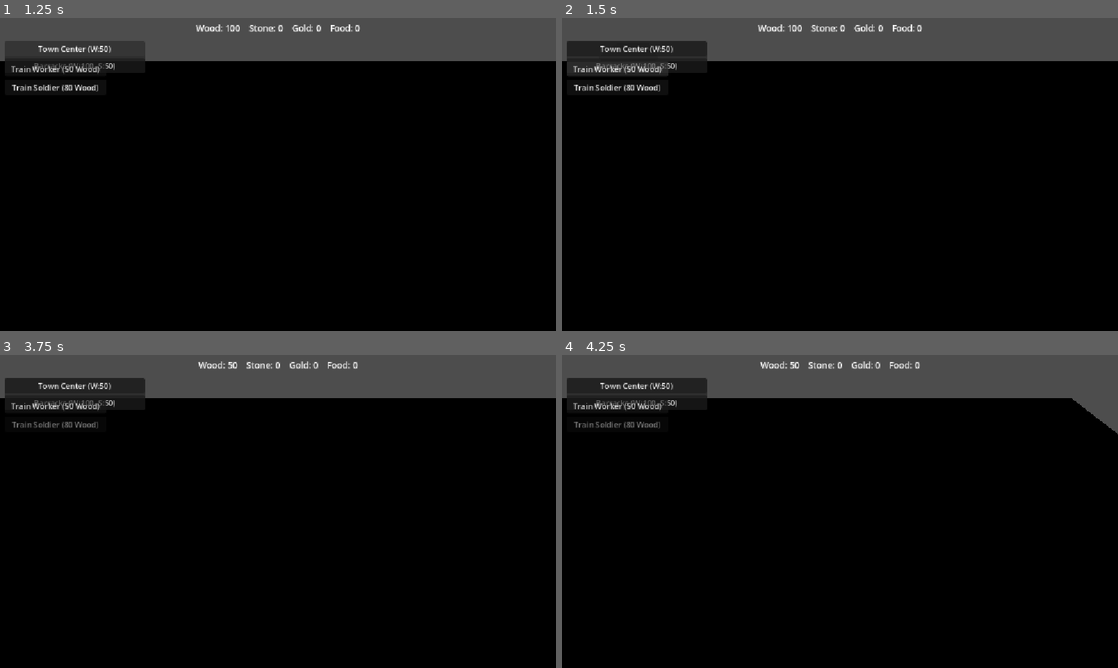
Above: before the commit, frames 1-4 (two rows, left to right).
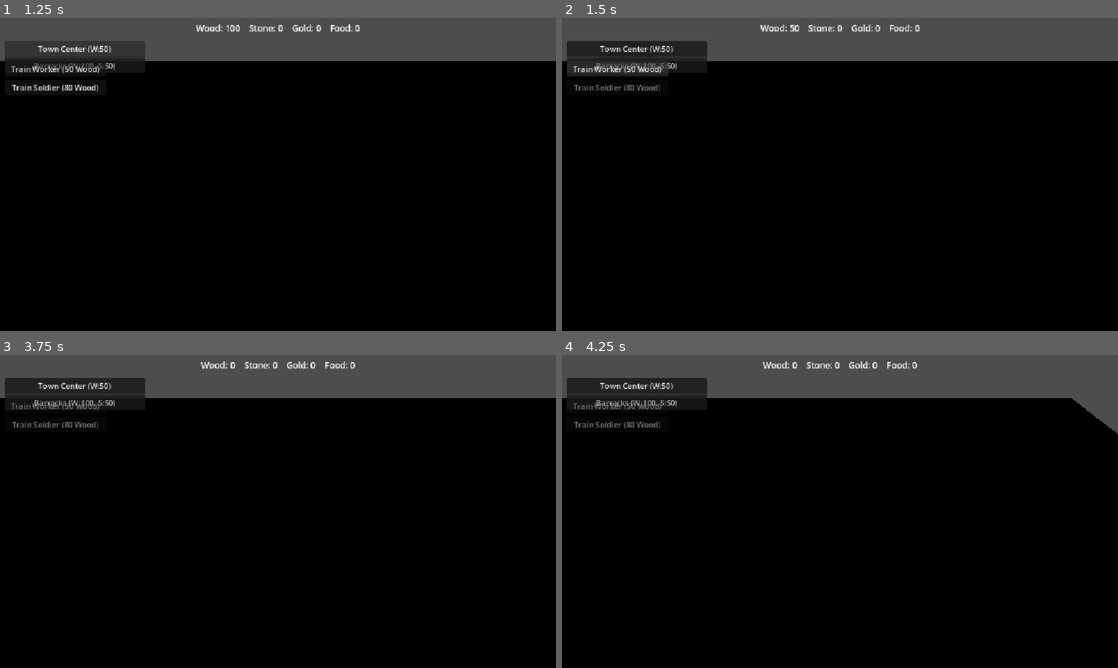
Above: after the commit, the same moments.

Repository: Ferrum-t/RTS-Game
Game: Godot game, scene res://Scenes/World/World.tscn
Same seed, same stepped clock (60 frames per second), same inputs: the game is played once before the commit and once after it.
Inputs (mouse positions are in pixels of both pictures, inside the frame that each line leads up to):
- Up to frame 1 (1.25 s): click "Town Center (W:50)" at 0.5 s
- Up to frame 2 (1.5 s): click "Barracks (W:100, S:50)" at 1.25 s
- Up to frame 3 (3.75 s): click "Train Worker (50 Wood)" at 2 s; click "Train Soldier (80 Wood)" (after the commit: "Train Worker (50 Wood)") at 2.75 s; tap Enter at 3.5 s; move the mouse to (400, 495) at 3.52 s; hold D (move_right) from 3.53 s (still down); click (400, 495) at 3.67 s
- Up to frame 4 (4.25 s): keep holding D (move_right)

Frame 1 is identical in both runs. In frame 2, 0.6% of the frame differs, in the area x 2-65%, y 2-24%; in frame 3, 0.6%, in the area x 2-65%, y 2-18%; in frame 4, 0.6%.

Commit message:
M9: Playable Match Loop — MatchManager, start setup, Win/Lose, command gate
- MatchManager autoload: PLAYING/VICTORY/DEFEAT
- Spawn player TC (team 0), enemy TC + Soldier (team 1)
- Win = all enemy buildings destroyed; Lose = all player buildings destroyed
- CommandManager refuses new orders after match end
- TownCenter.tscn default team_id fixed to 0 for player-built TCs

Diff:
--- a/Scenes/Buildings/TownCenter.tscn
+++ b/Scenes/Buildings/TownCenter.tscn
@@ -12,14 +12,14 @@
 [sub_resource type="BoxShape3D" id="BoxShape3D_f2orf"]
 size = Vector3(4, 2, 4)
 
-[node name="TownCenter" type="StaticBody3D" unique_id=1664174406]
+[node name="TownCenter" type="StaticBody3D"]
 script = ExtResource("1_88qrv")
-team_id = 1
+team_id = 0
 
-[node name="MeshInstance3D" type="MeshInstance3D" parent="." unique_id=1229171708]
+[node name="MeshInstance3D" type="MeshInstance3D" parent="."]
 transform = Transform3D(1, 0, 0, 0, 1, 0, 0, 0, 1, 0, 1, 0)
 mesh = SubResource("BoxMesh_f2orf")
 
-[node name="CollisionShape3D" type="CollisionShape3D" parent="." unique_id=1796750194]
+[node name="CollisionShape3D" type="CollisionShape3D" parent="."]
 transform = Transform3D(1, 0, 0, 0, 1, 0, 0, 0, 1, 0, 1, 0)
 shape = SubResource("BoxShape3D_f2orf")
--- a/Scripts/Systems/Managers/CommandManager.gd
+++ b/Scripts/Systems/Managers/CommandManager.gd
@@ -4,6 +4,8 @@
 
 
 func issue_move(units: Array[BaseUnit], position: Vector3) -> void:
+	if not _match_allows_commands():
+		return
 	var valid: Array[BaseUnit] = _filter_valid(units)
 	if valid.is_empty():
 		return
@@ -15,6 +17,8 @@
 
 
 func issue_harvest(units: Array[BaseUnit], resource: BaseResource) -> void:
+	if not _match_allows_commands():
+		return
 	if resource == null or not is_instance_valid(resource):
 		return
 	for unit: BaseUnit in _filter_valid(units):
@@ -25,6 +29,8 @@
 
 
 func issue_attack(units: Array[BaseUnit], enemy: BaseUnit) -> void:
+	if not _match_allows_commands():
+		return
 	if enemy == null or not is_instance_valid(enemy):
 		return
 	if enemy.unit_state == BaseUnit.UnitState.DEAD:
@@ -38,6 +44,8 @@
 
 
 func issue_attack_building(units: Array[BaseUnit], building: BaseBuilding) -> void:
+	if not _match_allows_commands():
+		return
 	if building == null or not is_instance_valid(building):
 		return
 	if building.is_destroyed:
@@ -48,6 +56,15 @@
 		unit.replace_order_attack_building(building)
 
 
+func _match_allows_commands() -> bool:
+	var mm := get_node_or_null("/root/MatchManager")
+	if mm == null:
+		return true
+	if mm.has_method("is_playing"):
+		return mm.is_playing()
+	return true
+
+
 func _filter_valid(units: Array[BaseUnit]) -> Array[BaseUnit]:
 	var out: Array[BaseUnit] = []
 	for unit in units:
--- /dev/null
+++ b/Scripts/Systems/MatchManager.gd
@@ -0,0 +1,155 @@
+extends Node
+
+## M9 — Playable Match Loop.
+## Owns match state only. Does not drive movement, orders, harvest, or combat.
+
+enum MatchState {
+	PLAYING,
+	VICTORY,
+	DEFEAT,
+}
+
+var state: MatchState = MatchState.PLAYING
+
+var _player_had_building: bool = false
+var _enemy_had_building: bool = false
+var _result_label: Label = null
+
+const TOWN_CENTER_SCENE := preload("res://Scenes/Buildings/TownCenter.tscn")
+const SOLDIER_SCENE := preload("res://Scenes/Units/soldier.tscn")
+
+## Near existing Workers at (7,0,0) / (10,0,0)
+const PLAYER_TC_POS := Vector3(2.0, 0.0, -2.0)
+## Far from player start
+const ENEMY_TC_POS := Vector3(-18.0, 0.0, 12.0)
+const ENEMY_SOLDIER_OFFSET := Vector3(3.5, 0.0, 0.0)
+
+
+func _ready() -> void:
+	call_deferred("_setup_match")
+
+
+func is_playing() -> bool:
+	return state == MatchState.PLAYING
+
+
+func _setup_match() -> void:
+	var scene := get_tree().current_scene
+	if scene == null:
+		return
+
+	# Player Town Center (team 0)
+	var player_tc: Node3D = TOWN_CENTER_SCENE.instantiate()
+	player_tc.team_id = 0
+	player_tc.position = PLAYER_TC_POS
+	scene.add_child(player_tc)
+
+	# Enemy Town Center (team 1)
+	var enemy_tc: Node3D = TOWN_CENTER_SCENE.instantiate()
+	enemy_tc.team_id = 1
+	enemy_tc.position = ENEMY_TC_POS
+	scene.add_child(enemy_tc)
+
+	# Enemy Soldier (team 1) — static target, no AI
+	var units_parent: Node = scene.get_node_or_null("Units")
+	if units_parent == null:
+		units_parent = scene
+	var soldier: Node3D = SOLDIER_SCENE.instantiate()
+	soldier.team_id = 1
+	units_parent.add_child(soldier)
+	soldier.global_position = ENEMY_TC_POS + ENEMY_SOLDIER_OFFSET
+
+	_ensure_result_label()
+	print("MATCH: PLAYING (player TC team 0, enemy TC+Soldier team 1)")
+
+
+func _process(_delta: float) -> void:
+	if state != MatchState.PLAYING:
+		return
+	_evaluate()
+
+
+func _evaluate() -> void:
+	var bm := get_node_or_null("/root/BuildingManager")
+	if bm == null:
+		return
+
+	var player_alive := 0
+	var enemy_alive := 0
+
+	for b in bm.buildings:
+		if b == null or not is_instance_valid(b):
+			continue
+		if b.get("is_destroyed") == true:
+			continue
+		if b.get("health") != null and int(b.health) <= 0:
+			continue
+
+		var tid: int = int(b.team_id)
+		if tid == 0:
+			player_alive += 1
+			_player_had_building = true
+		elif tid == 1:
+			enemy_alive += 1
+			_enemy_had_building = true
+
+	if _enemy_had_building and enemy_alive == 0:
+		_set_victory()
+	elif _player_had_building and player_alive == 0:
+		_set_defeat()
+
+
+func _set_victory() -> void:
+	if state != MatchState.PLAYING:
+		return
+	state = MatchState.VICTORY
+	print("MATCH: VICTORY")
+	_show_result("VICTORY")
+
+
+func _set_defeat() -> void:
+	if state != MatchState.PLAYING:
+		return
+	state = MatchState.DEFEAT
+	print("MATCH: DEFEAT")
+	_show_result("DEFEAT")
+
+
+func _ensure_result_label() -> void:
+	if _result_label != null and is_instance_valid(_result_label):
+		return
+	var scene := get_tree().current_scene
+	if scene == null:
+		return
+
+	var layer: CanvasLayer = null
+	var ui_root := scene.get_node_or_null("UI")
+	if ui_root is CanvasLayer:
+		layer = ui_root as CanvasLayer
+	else:
+		layer = CanvasLayer.new()
+		layer.name = "MatchUI"
+		scene.add_child(layer)
+
+	_result_label = Label.new()
+	_result_label.name = "MatchResultLabel"
+	_result_label.visible = false
+	_result_label.set_anchors_preset(Control.PRESET_CENTER)
+	_result_label.horizontal_alignment = HORIZONTAL_ALIGNMENT_CENTER
+	_result_label.vertical_alignment = VERTICAL_ALIGNMENT_CENTER
+	_result_label.add_theme_font_size_override("font_size", 64)
+	_result_label.mouse_filter = Control.MOUSE_FILTER_IGNORE
+	# Center via offsets after anchors
+	_result_label.offset_left = -200.0
+	_result_label.offset_right = 200.0
+	_result_label.offset_top = -40.0
+	_result_label.offset_bottom = 40.0
+	layer.add_child(_result_label)
+
+
+func _show_result(text: String) -> void:
+	_ensure_result_label()
+	if _result_label == null:
+		return
+	_result_label.text = text
+	_result_label.visible = true
--- a/project.godot
+++ b/project.godot
@@ -22,6 +22,7 @@
 BuildingManager="*res://Scripts/Managers/BuildingManager.gd"
 ResourceManager="*res://Scripts/Managers/ResourceManager.gd"
 NavigationBakeService="*res://Scripts/Systems/NavigationBakeService.gd"
+MatchManager="*res://Scripts/Systems/MatchManager.gd"
 
 [display]
 
